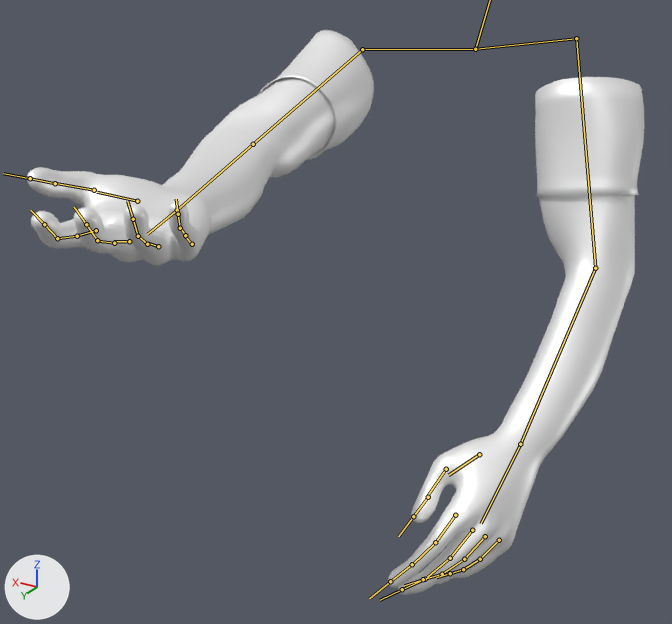
Before and after pictures for a commit that changed the FBX model Assets/Personaggio/Custom_Animations/Grab.fbx.
Camera for both pictures: a camera (50 mm lens) standing at (-0.451, 1.127, 0.185) and looking at (-0.007, 0.387, -0.185). The lights are fixed; the arrows at lower left show +X, +Y and +Z. Both versions are drawn at frame 31 of the action 'Arms|Grab'; the numbers are the values there. The bones that bend it are drawn over the model as lines.
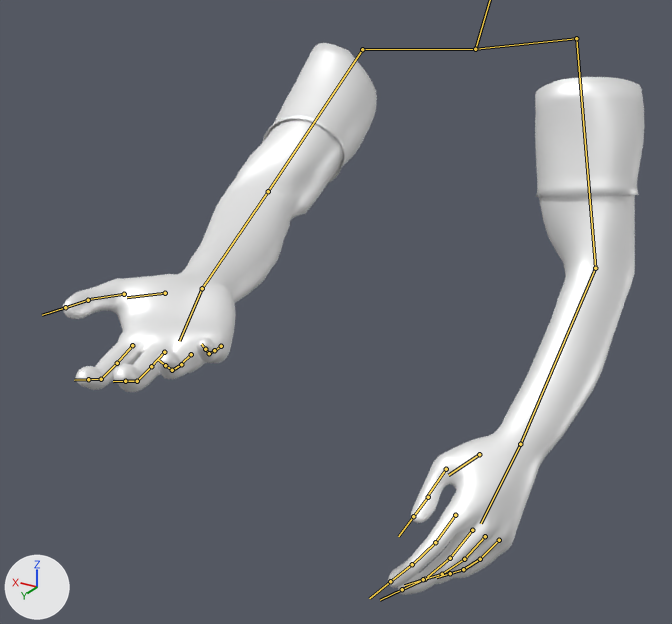
Commit message: Fix Grab II

Changed parts and their boxes [x1, y1, x2, y2] in the pictures (672 x 624 px):
'Mesh', posed: before [27, 30, 645, 595]; after [63, 43, 645, 595]
bone 'mixamorig12:RightArm', root to tip: before (362, 49) to (253, 144); after (362, 49) to (268, 191)
bone 'mixamorig12:RightForeArm', root to tip: before (253, 144) to (177, 210); after (268, 191) to (202, 288)
bone 'mixamorig12:RightHand', root to tip: before (177, 210) to (147, 234); after (202, 288) to (179, 341)

What the commit changed:
Bone 'mixamorig12:RightArm' (bone_mixamorig12_rightarm) turns from (12, 44, -70) to (31, 40, -57) degrees about its own x, y and z.
Bone 'mixamorig12:RightForeArm' (bone_mixamorig12_rightforearm) turns from (38, 76, 20) to (13, 76, -10) degrees about its own x, y and z.
Bone 'mixamorig12:RightHand' (bone_mixamorig12_righthand) turns from (3, 58, 1) to (-3, 61, 3) degrees about its own x, y and z.
